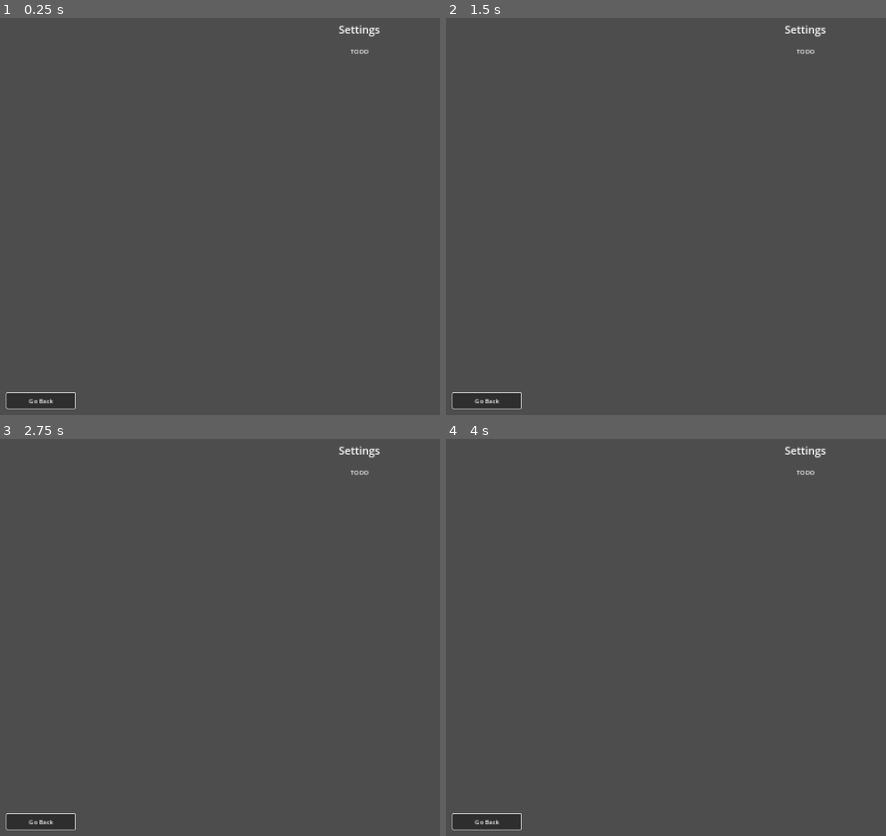
Above: before the commit, frames 1-4 (two rows, left to right).
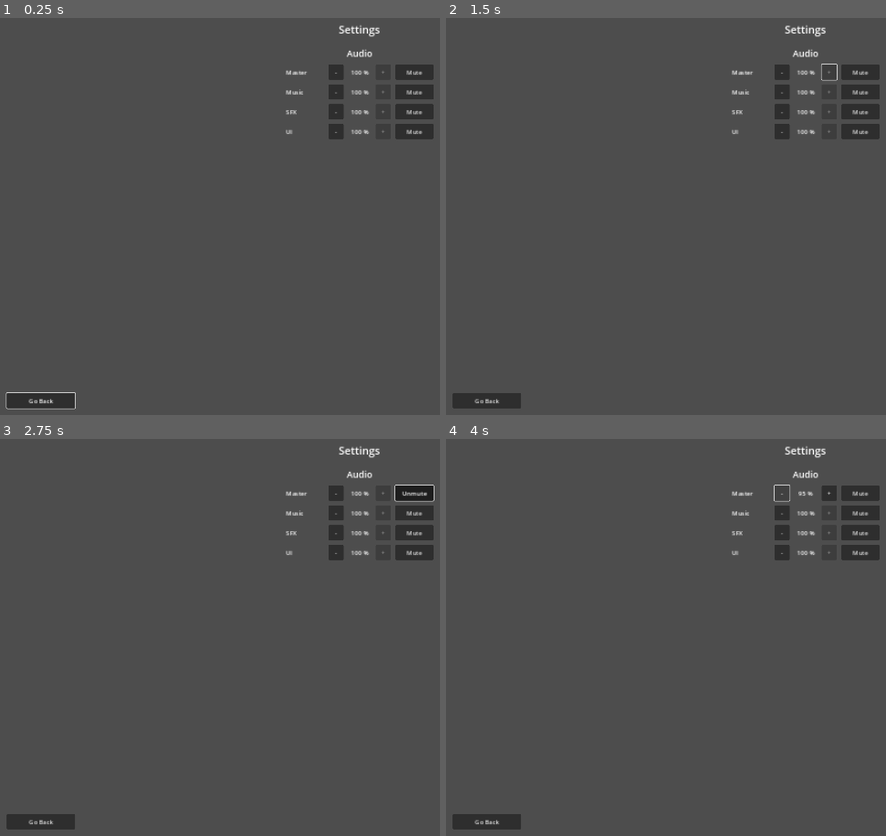
Above: after the commit, the same moments.

Repository: njamster/godot_game_template
Game: Godot game, scene res://settings/settings.tscn
Two runs of this game, one before a commit and one after it. Both use one fixed random seed, a clock stepped at 60 frames per second and the inputs below. This scene is started directly instead of the project's main scene. The engine's default icon, where the game draws it, is replaced by a stand-in: a white triangle on a blue panel in a dark square.
Inputs (mouse positions are in pixels of both pictures, inside the frame that each line leads up to):
- Up to frame 1 (0.25 s): no input
- Up to frame 2 (1.5 s): click (780, 73) at 0.5 s, where only the run after the commit has a clickable "-"; click (828, 73) at 1.25 s, where only the run after the commit has a clickable "+"
- Up to frame 3 (2.75 s): click (413, 494) at 2 s, where only the run after the commit has a clickable "Mute"
- Up to frame 4 (4 s): click (859, 494) at 2.75 s, where only the run after the commit has a clickable "Unmute"; click (780, 494) at 3.5 s, where only the run after the commit has a clickable "-"

The runs differ from the first frame. In frame 1, 2.1% of the frame differs, in the area x 64-99%, y 7-31%; in frame 2, 2.2%; in frame 3, 2.2%, in the area x 1-99%, y 7-99%; in frame 4, 2.2%.

Commit message:
Add default audio bus layout & volume settings
Adds a default bus layout, consisting of four different buses:
- Master
- Music
- SFX
- UI

The settings scene will automatically add a volume setting for each of
those buses, which show the bus' volume in percent, and include buttons
to increase and decrease the volume as well as a toggle to mute the bus.
If one adds or remove a bus from the bus layout, the settings scene will
reflect that, without any further user-side changes needed.

Note: The settings are *not* (yet) saved to disk.

Diff:
--- /dev/null
+++ b/default_bus_layout.tres
@@ -0,0 +1,21 @@
+[gd_resource type="AudioBusLayout" format=3 uid="uid://dl1aydwld0a1d"]
+
+[resource]
+bus/1/name = &"Music"
+bus/1/solo = false
+bus/1/mute = false
+bus/1/bypass_fx = false
+bus/1/volume_db = 0.0
+bus/1/send = &"Master"
+bus/2/name = &"SFX"
+bus/2/solo = false
+bus/2/mute = false
+bus/2/bypass_fx = false
+bus/2/volume_db = 0.0
+bus/2/send = &"Master"
+bus/3/name = &"UI"
+bus/3/solo = false
+bus/3/mute = false
+bus/3/bypass_fx = false
+bus/3/volume_db = 0.0
+bus/3/send = &"Master"
--- a/settings/settings.gd
+++ b/settings/settings.gd
@@ -7,6 +7,13 @@
 
 
 func _set_initial_state() -> void:
+	for bus_id in AudioServer.bus_count:
+		var volume_setting = preload(
+			"res://settings/volume_setting/volume_setting.tscn"
+		).instantiate()
+		volume_setting.bus_id = bus_id
+		%AudioGroup.add_child(volume_setting)
+
 	%BackButton.grab_focus()
 
 
--- a/settings/settings.tscn
+++ b/settings/settings.tscn
@@ -35,9 +35,15 @@
 text = "Settings"
 horizontal_alignment = 1
 
-[node name="ToDo" type="Label" parent="OuterMargin/Settings"]
+[node name="AudioGroup" type="VBoxContainer" parent="OuterMargin/Settings"]
+unique_name_in_owner = true
 layout_mode = 2
-text = "TODO"
+theme_override_constants/separation = 12
+
+[node name="Header" type="Label" parent="OuterMargin/Settings/AudioGroup"]
+layout_mode = 2
+theme_type_variation = &"HeaderMedium"
+text = "Audio"
 horizontal_alignment = 1
 
 [node name="BackButton" type="Button" parent="OuterMargin"]
--- /dev/null
+++ b/settings/volume_setting/volume_setting.gd
@@ -0,0 +1,78 @@
+extends HBoxContainer
+
+
+@export var bus_id := -1:
+	set(value):
+		bus_id = value
+
+		if not _has_valid_bus_id():
+			push_warning(
+				"Invalid 'bus_id'. Value must be >= 0 and < %d!" %
+					AudioServer.bus_count
+			)
+			return
+
+		$BusName.text = AudioServer.get_bus_name(bus_id)
+		volume = int(db_to_linear(AudioServer.get_bus_volume_db(bus_id)) * 100)
+		is_muted = AudioServer.is_bus_mute(bus_id)
+
+@export_group("Range")
+@export var min_value := 0
+@export var max_value := 100
+
+@export var step := 5
+
+
+var volume: int:
+	set(value):
+		if not _has_valid_bus_id():
+			push_warning(
+				"Can't change 'volume' property. Set a valid 'bus_id' first!"
+			)
+			return
+
+		volume = clamp(value, min_value, max_value)
+
+		AudioServer.set_bus_volume_db(bus_id, linear_to_db(volume))
+
+		$Decrease.disabled = (volume == min_value)
+		$Value.text = str(volume) + " %"
+		$Increase.disabled = (volume == max_value)
+
+var is_muted: bool:
+	set(value):
+		if not _has_valid_bus_id():
+			push_warning(
+				"Can't change 'volume' property. Set a valid 'bus_id' first!"
+			)
+			return
+
+		is_muted = value
+
+		AudioServer.set_bus_mute(bus_id, is_muted)
+
+		$Mute.text = "Unmute" if is_muted else "Mute"
+		$Mute.button_pressed = is_muted
+
+
+func _ready() -> void:
+	_connect_signals()
+
+
+func _connect_signals() -> void:
+	$Decrease.pressed.connect(change_volume.bind(-step))
+	$Increase.pressed.connect(change_volume.bind(+step))
+
+	$Mute.toggled.connect(mute)
+
+
+func _has_valid_bus_id() -> bool:
+	return bus_id >= 0 and bus_id < AudioServer.bus_count
+
+
+func change_volume(offset: int) -> void:
+	volume += offset
+
+
+func mute(toggled_on: bool) -> void:
+	is_muted = toggled_on
--- /dev/null
+++ b/settings/volume_setting/volume_setting.tscn
@@ -0,0 +1,40 @@
+[gd_scene load_steps=2 format=3 uid="uid://bcamyob2cpivg"]
+
+[ext_resource type="Script" path="res://settings/volume_setting/volume_setting.gd" id="1_5ryu8"]
+
+[node name="VolumeSetting" type="HBoxContainer"]
+offset_right = 40.0
+offset_bottom = 40.0
+theme_override_constants/separation = 12
+script = ExtResource("1_5ryu8")
+
+[node name="BusName" type="Label" parent="."]
+custom_minimum_size = Vector2(100, 0)
+layout_mode = 2
+size_flags_horizontal = 3
+text = "BusName"
+
+[node name="Decrease" type="Button" parent="."]
+custom_minimum_size = Vector2(40, 40)
+layout_mode = 2
+mouse_default_cursor_shape = 2
+text = "-"
+
+[node name="Value" type="Label" parent="."]
+custom_minimum_size = Vector2(60, 0)
+layout_mode = 2
+text = "Value"
+horizontal_alignment = 1
+
+[node name="Increase" type="Button" parent="."]
+custom_minimum_size = Vector2(40, 40)
+layout_mode = 2
+mouse_default_cursor_shape = 2
+text = "+"
+
+[node name="Mute" type="Button" parent="."]
+custom_minimum_size = Vector2(100, 0)
+layout_mode = 2
+mouse_default_cursor_shape = 2
+toggle_mode = true
+text = "Mute"
